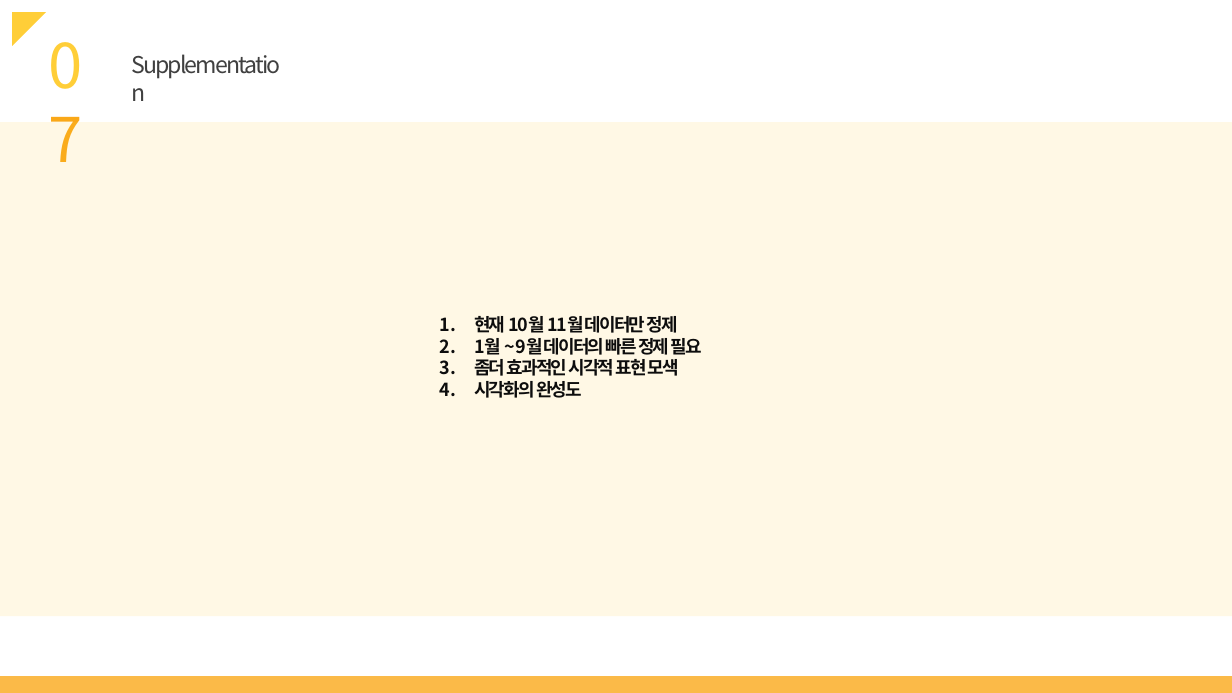
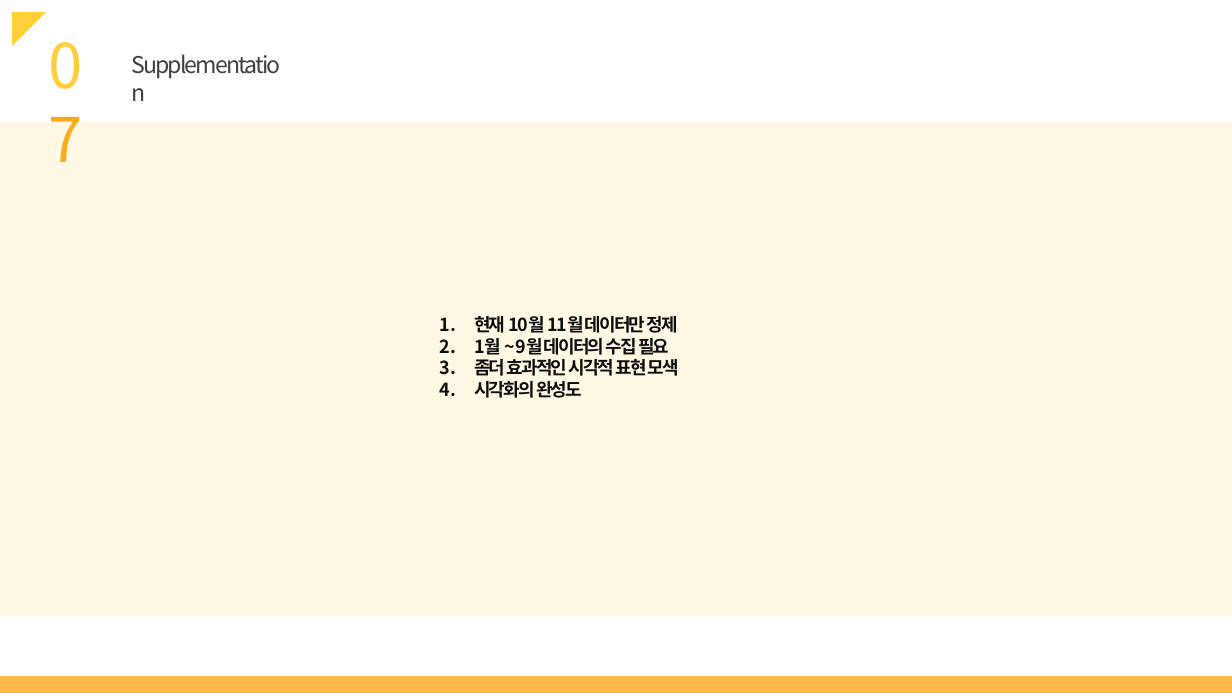
Before and after one commit to sharhp21/Data_visualization, a slide deck: slide 10 of data/중간발표_20134829_천용진.pptx. Drawn at 1232x693 pixels with LibreOffice and Linux fonts; fonts in the diff are those of the drawing. Boxes give left, top, right and bottom in pixels: in the first picture for what was removed or moved away, otherwise in the second. Text is boxed around its words. In the diff, an @@ line names an element or a change of style, - is before the commit and + after.

```diff
--- a/data/중간발표_20134829_천용진.pptx
+++ b/data/중간발표_20134829_천용진.pptx
@@ text at (x1=474, y1=338, x2=669, y2=355): text changed @@
-2. 1월 ~ 9월 데이터의 빠른 정제 필요
+2. 1월 ~ 9월 데이터의 수집 필요
```
Also in this commit, not shown: 3 other slides changed.
